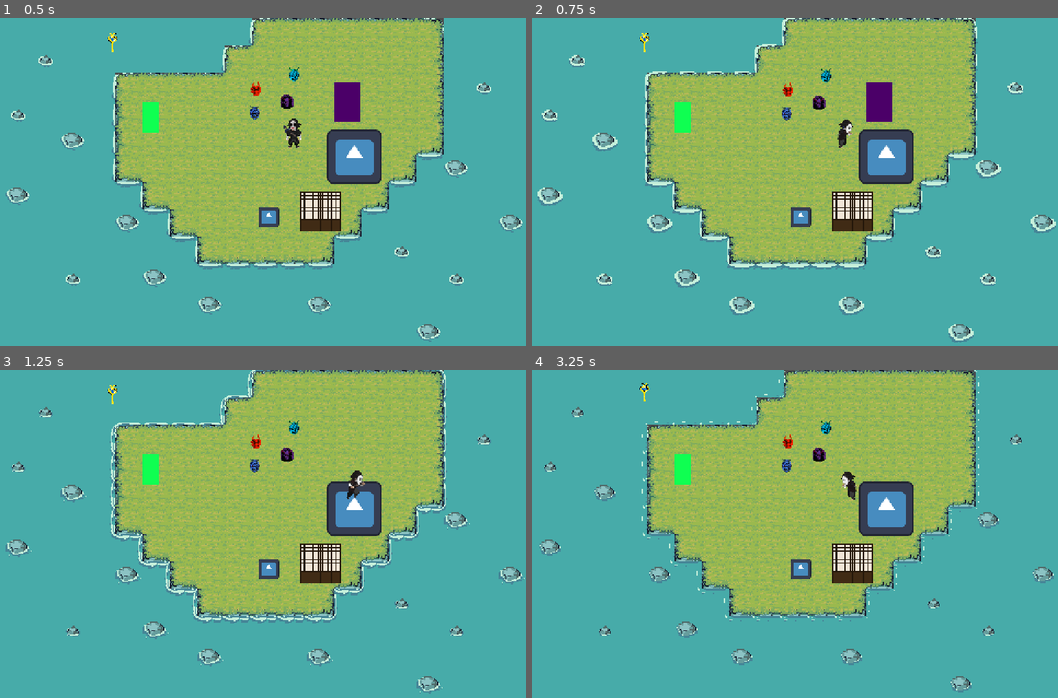
Above: before the commit, frames 1-4 (two rows, left to right).
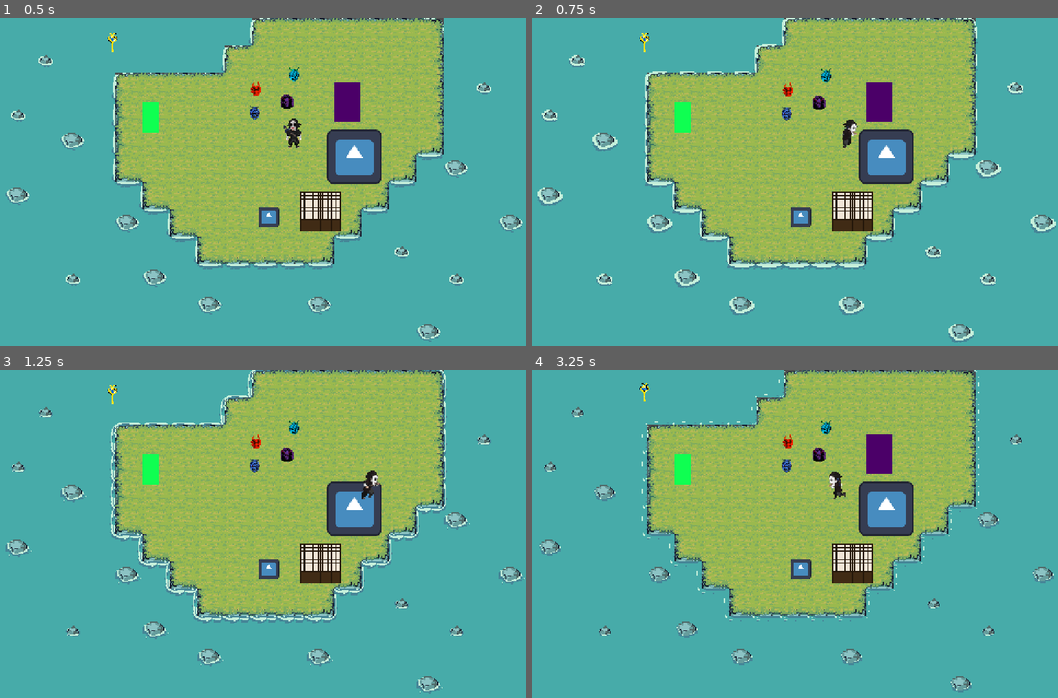
Above: after the commit, the same moments.

Repository: lajd-ufma/GGJ2026-game
Game: Godot game, scene res://playground/scenesPG/playground.tscn
Same seed, same stepped clock (60 frames per second), same inputs: the game is played once before the commit and once after it. This scene is started directly instead of the project's main scene. The engine's default icon, where the game draws it, is replaced by a stand-in: a white triangle on a blue panel in a dark square.
Inputs:
- Up to frame 1 (0.5 s): no input
- Up to frame 2 (0.75 s): tap Enter (ui_accept) at 0.5 s; hold D (move_right) from 0.53 s (still down); hold J (shoot) from 0.53 s (still down)
- Up to frame 3 (1.25 s): keep holding D (move_right); keep holding J (shoot); tap Enter (ui_accept) at 0.77 s
- Up to frame 4 (3.25 s): release J (shoot) at 1.28 s; tap Space (special) at 1.35, 2.85 s; tap Enter (ui_accept) at 1.52, 3.02 s; release D (move_right) at 2.03 s; hold J (shoot) 2.03-2.78 s; hold A (move_left) from 2.03 s (still down)

Frame 1 is identical in both runs. In frame 2, 0.2% of the frame differs, in the area x 58-62%, y 31-40%; in frame 3, 0.3%; in frame 4, 0.9%, in the area x 56-69%, y 19-40%.

Commit message:
fix levels

Diff:
--- a/playground/scriptsPG/base_character_pg.gd
+++ b/playground/scriptsPG/base_character_pg.gd
@@ -2,7 +2,7 @@
 class_name BaseCaracter
 
 @export_category("Variables")
-@export var _move_speed := 200.0
+@export var _move_speed := 250.0
 @export var _dash_speed := 900.0
 @export var _dash_time := 0.15
 
